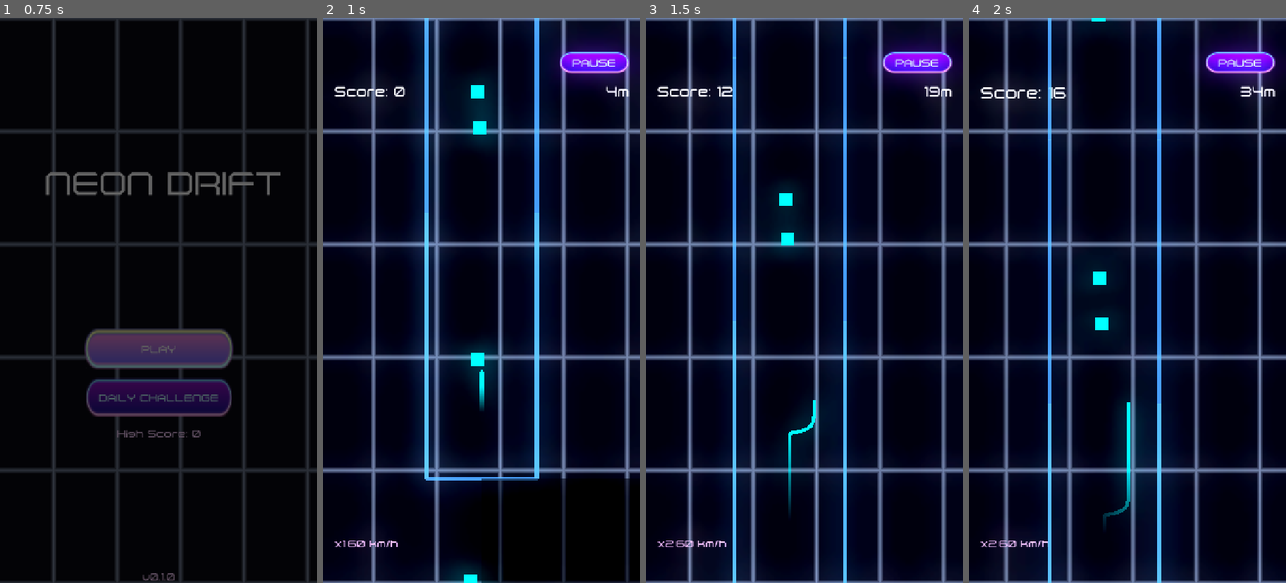
Above: before the commit, frames 1-4 (left to right).
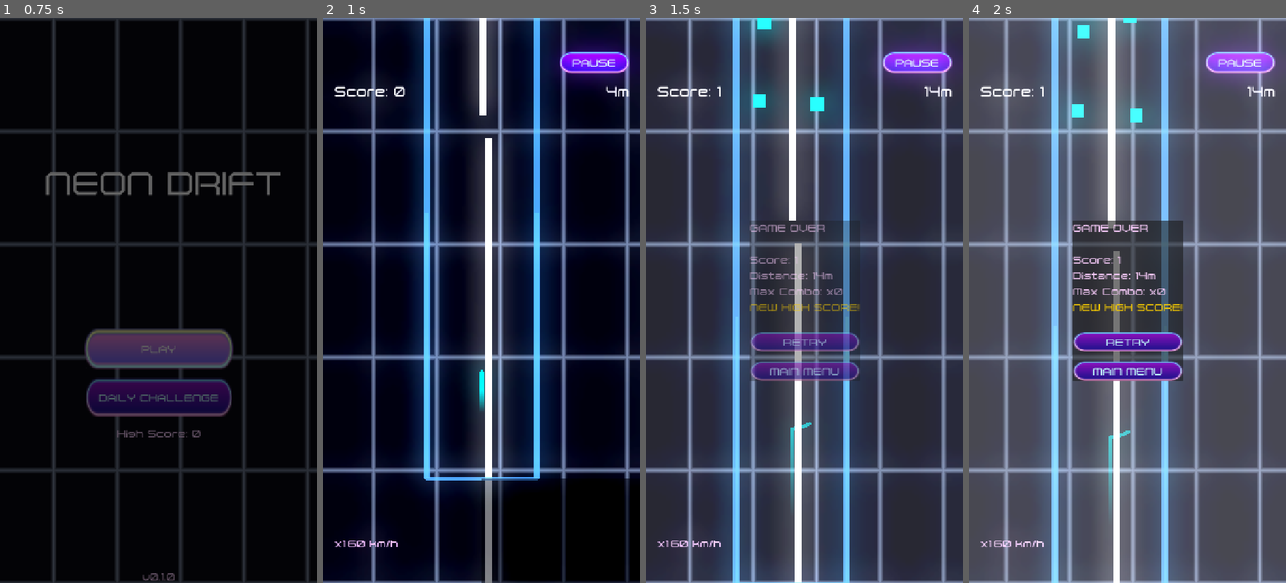
Above: after the commit, the same moments.

Repository: topher235/neon-drifter
Game: Godot game, scene res://scenes/main/main.tscn
Same seed, same stepped clock (60 frames per second), same inputs: the game is played once before the commit and once after it.
Inputs (mouse positions are in pixels of both pictures, inside the frame that each line leads up to):
- Up to frame 1 (0.75 s): click "PLAY" at 0.5 s
- Up to frame 2 (1 s): no input
- Up to frame 3 (1.5 s): tap Enter (ui_accept) at 1.25 s; move the mouse to (874, 272) at 1.27 s; press the mouse at (874, 272) at 1.28 s
- Up to frame 4 (2 s): tap Enter (ui_accept) at 1.52 s

Frame 1 is identical in both runs. In frame 2, 10% of the frame differs, in the area x 31-69%, y 0-100%; in frame 3, 96%; in frame 4, 100%, in the area x 0-100%, y 0-100%.

Commit message:
Adds a vertical wall obstacle

Diff:
--- /dev/null
+++ b/scenes/obstacles/vertical_wall.gd
@@ -0,0 +1,27 @@
+extends BaseObstacle
+
+@export var wall_height: float = 800.0  # Will be set to segment length
+@export var thickness: float = 8.0
+@export var color: Color = Color(1, 1, 1, 1)  # White
+
+@onready var visual: ColorRect = $Visual
+
+func _ready() -> void:
+	super._ready()
+	_setup_visuals()
+	_setup_collision()
+
+func _setup_visuals() -> void:
+	if visual:
+		visual.size = Vector2(thickness, wall_height)
+		visual.position = -visual.size / 2  # Center the wall
+		visual.color = color
+
+func _setup_collision() -> void:
+	var shape = RectangleShape2D.new()
+	shape.size = Vector2(thickness, wall_height)
+	collision_shape.shape = shape
+
+func update_obstacle(_delta: float) -> void:
+	# Static wall, no animation
+	pass
--- /dev/null
+++ b/scenes/obstacles/vertical_wall.tscn
@@ -0,0 +1,27 @@
+[gd_scene load_steps=3 format=3 uid="uid://b8lav4yhwmr5j"]
+
+[ext_resource type="Script" path="res://scenes/obstacles/vertical_wall.gd" id="1_vwall"]
+
+[sub_resource type="RectangleShape2D" id="RectangleShape2D_vwall"]
+size = Vector2(8, 800)
+
+[node name="VerticalWall" type="Area2D"]
+script = ExtResource("1_vwall")
+
+[node name="CollisionShape2D" type="CollisionShape2D" parent="."]
+shape = SubResource("RectangleShape2D_vwall")
+
+[node name="Visual" type="ColorRect" parent="."]
+custom_minimum_size = Vector2(8, 800)
+anchors_preset = 8
+anchor_left = 0.5
+anchor_top = 0.5
+anchor_right = 0.5
+anchor_bottom = 0.5
+offset_left = -4.0
+offset_top = -400.0
+offset_right = 4.0
+offset_bottom = 400.0
+grow_horizontal = 2
+grow_vertical = 2
+color = Color(1, 1, 1, 1)
--- a/scenes/player/player_line.tscn
+++ b/scenes/player/player_line.tscn
@@ -5,10 +5,12 @@
 [ext_resource type="Script" path="res://scripts/utilities/camera_controller.gd" id="2_wgtdx"]
 
 [sub_resource type="CircleShape2D" id="CircleShape2D_s0jvp"]
+radius = 2.0
 
 [node name="PlayerLine" type="Node2D"]
 script = ExtResource("1_s0jvp")
 movement_smoothing = 30.0
+collision_radius = 6.0
 
 [node name="Line2D" type="Line2D" parent="."]
 unique_name_in_owner = true
--- a/scenes/segments/base_segment.gd
+++ b/scenes/segments/base_segment.gd
@@ -56,15 +56,21 @@
         "horizontal_wall":
             var wall = preload("res://scenes/obstacles/horizontal_wall.tscn").instantiate()
             wall.wall_length = data.get("wall_length", 80)
-            wall.thickness = data.get("thickness", 8.0)
+            wall.thickness = data.get("thickness", 16.0)
             return wall
 
         "pulsing_wall":
             var pwall = preload("res://scenes/obstacles/pulsing_wall.tscn").instantiate()
             pwall.wall_length = data.get("wall_length", 80)
-            pwall.thickness = data.get("thickness", 8.0)
+            pwall.thickness = data.get("thickness", 16.0)
             pwall.pulse_interval = data.get("pulse_interval", 1.0)
             return pwall
+
+        "vertical_wall":
+            var vwall = preload("res://scenes/obstacles/vertical_wall.tscn").instantiate()
+            vwall.wall_height = data.get("wall_height", segment_data.segment_length)
+            vwall.thickness = data.get("thickness", 16.0)
+            return vwall
 
         _:
             push_warning("Unknown obstacle type: " + obs_type)
@@ -105,7 +111,7 @@
 
     # All tunnels are now 250px wide, so walls are at fixed positions
     var wall_line_position = half_width
-    var wall_thickness = 8.0
+    var wall_thickness = 16.0
 
     # Create left wall with collision
     _create_wall_with_collision(Vector2(-wall_line_position, 0), Vector2(-wall_line_position, -length), wall_thickness)
--- a/scripts/generation/segment_library.gd
+++ b/scripts/generation/segment_library.gd
@@ -11,6 +11,7 @@
 
 func _create_segments() -> void:
     # Basic segments
+    all_segments.append(_create_split_path())
     all_segments.append(_create_straight_empty())
     all_segments.append(_create_simple_static_wall())
     all_segments.append(_create_straight_single_pillar())
@@ -333,6 +334,32 @@
 
     return seg
 
+func _create_split_path() -> SegmentData:
+    var seg = SegmentData.new()
+    seg.segment_id = "split_path"
+    seg.segment_type = "straight"
+    seg.segment_length = 1600.0
+    seg.tunnel_width = 250.0
+    seg.curvature = 0.0
+    seg.min_difficulty = 0
+    seg.max_difficulty = 8
+    seg.complexity = 0
+
+    # Vertical wall down the center forces player to choose left or right
+    seg.obstacles = [
+        {"type": "vertical_wall", "position": Vector2(0, 0), "thickness": 16.0}
+    ] as Array[Dictionary]
+
+    # Orbs on both sides reward either path choice
+    seg.collectibles = [
+        {"type": "orb", "position": Vector2(-60, 300), "value": 10},
+        {"type": "orb", "position": Vector2(60, 300), "value": 10},
+        {"type": "orb", "position": Vector2(-60, 500), "value": 10},
+        {"type": "orb", "position": Vector2(60, 500), "value": 10}
+    ] as Array[Dictionary]
+
+    return seg
+
 func _create_simple_static_wall() -> SegmentData:
     var seg = SegmentData.new()
     seg.segment_id = "simple_wall"
--- a/scripts/generation/tunnel_generator.gd
+++ b/scripts/generation/tunnel_generator.gd
@@ -170,8 +170,6 @@
     # Get segments appropriate for current difficulty
     var candidates = segment_library.get_segments_by_difficulty(current_difficulty)
     var valid: Array[SegmentData] = []
-
-    print(candidates[0].complexity)
 
     for seg_data in candidates:
         if _validate_segment_rules(seg_data):
Not shown, added: scenes/obstacles/vertical_wall.gd.uid
Not shown, changed: tasks.md
